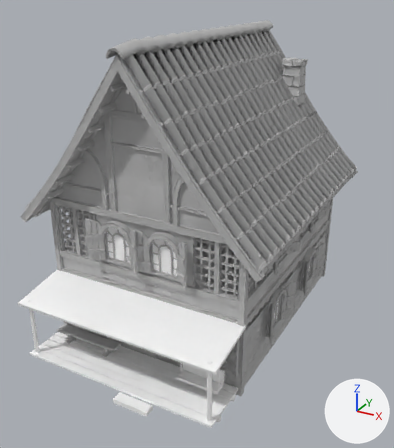
Before and after pictures for a commit that changed the glTF model models/village/home.gltf.
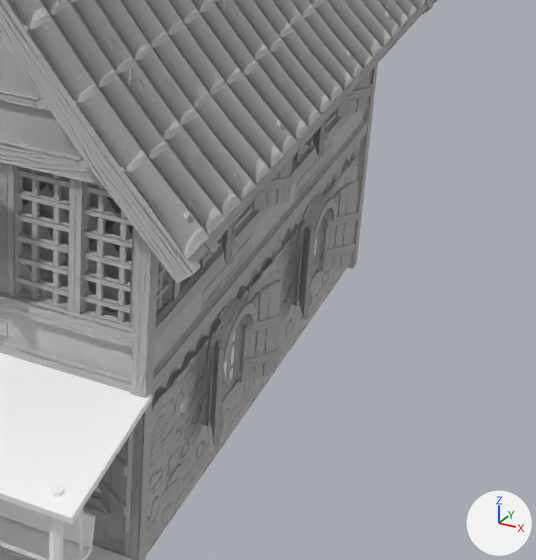
The first picture shows the older version from a 50 mm lens placed at (10.18, -19.44, 13.52), pointed at (0.2, -1.29, 4.45). The close-ups show the older and then the newer version on the part from 48% to 100% of the width and 39% to 87% of the height of that picture. Only the edits that show in the close-ups are written down. Every picture has the same lights, and +X, +Y and +Z are marked at lower right. Where no turn or scale is listed for an object, it has been applied to the vertices.

In view in the first close-up: 'T3_KitRoofRoundTiles6x8051', 'T4_KitCornerExteriorWood112', 'T4_KitRoofFrontBrick8135', 'T4_KitRoofRoundTiles8x10134', 'T4_KitWallPlasterWoodGrid080', 'T4_KitWallPlasterWoodGrid100', 'T4_KitWallUnevenBrickStraight036', 'T4_KitWallUnevenBrickWindowWideRound013', 'T4_KitWallUnevenBrickWindowWideRound037', 'T4_KitWindowShuttersWideRoundOpen040', 'T4_KitWindowShuttersWideRoundOpen045', 'T4_PorchRoof195' and 29 more.
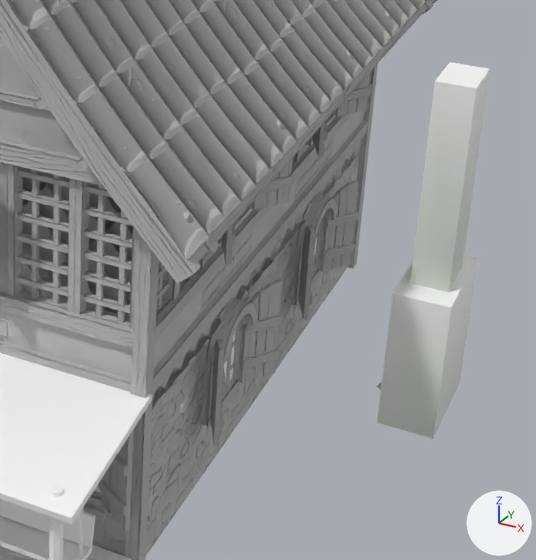
What differs and where, as boxes [x1, y1, x2, y2] in the close-ups (536 x 560 px):
'AO-hearth_HearthStack001', added: after [377, 255, 478, 439]
'AO-hearth_HearthChimney002', added: after [410, 62, 490, 292]

Edits to the bpy script that builds the scene:
```text
Add me_ao_hearth_hearthstack001:
    me_ao_hearth_hearthstack001.from_pydata(...)  # a box spanning x -0.45..0.45, y -0.9..0.9, z -1.2..1.2
    me_ao_hearth_hearthstack001.materials.append(mat_defaultmaterial_036)
Add me_ao_hearth_hearthchimney002:
    me_ao_hearth_hearthchimney002.from_pydata(...)  # a box spanning x -0.3..0.3, y -0.45..0.45, z -1.7..1.7
    me_ao_hearth_hearthchimney002.materials.append(mat_defaultmaterial_034)
Add ob_ao_hearth_hearthstack001:
    ob_ao_hearth_hearthstack001 = bpy.data.objects.new('AO-hearth_HearthStack001', me_ao_hearth_hearthstack001)
    ob_ao_hearth_hearthstack001.location = (6.4, 1.0, 1.2)
Add ob_ao_hearth_hearthchimney002:
    ob_ao_hearth_hearthchimney002 = bpy.data.objects.new('AO-hearth_HearthChimney002', me_ao_hearth_hearthchimney002)
    ob_ao_hearth_hearthchimney002.location = (6.4, 1.0, 4.1)
```
